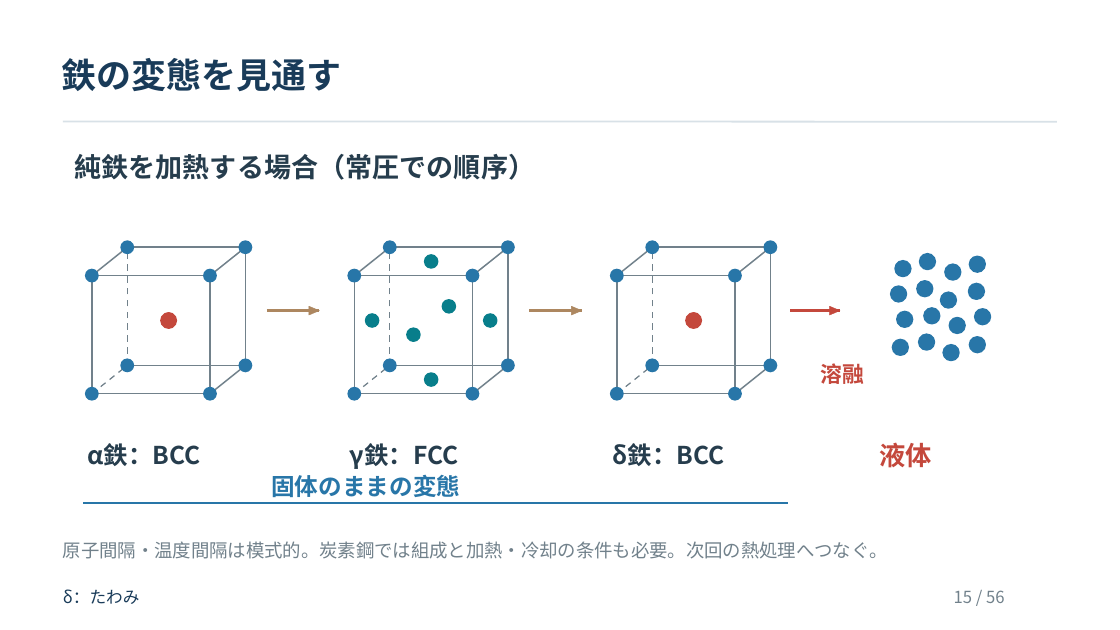
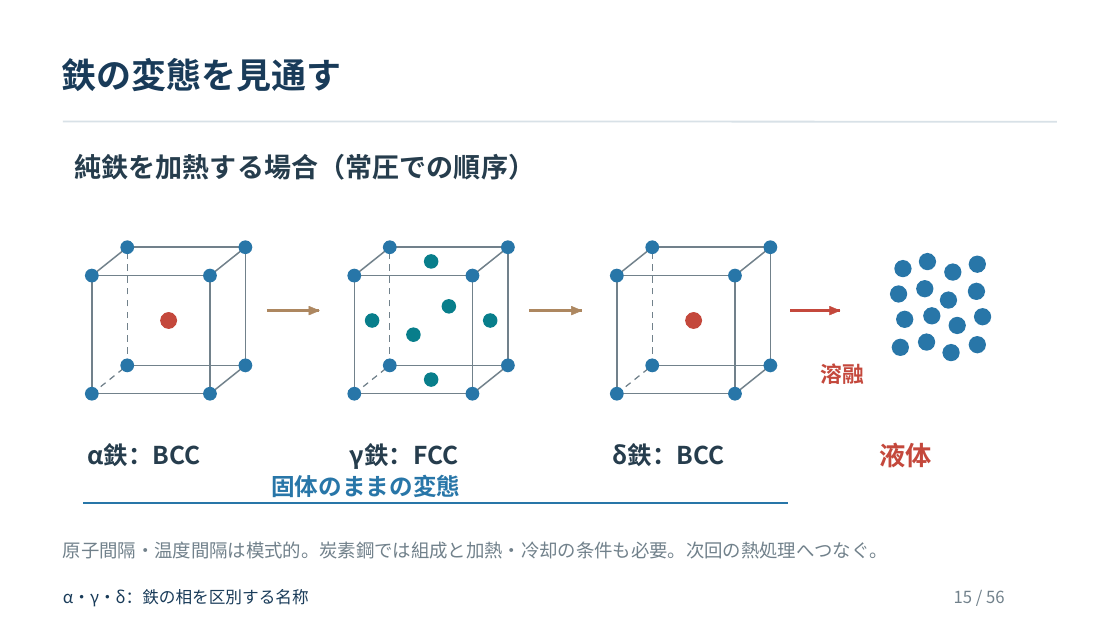
Before and after one commit to zooc-14calbp/industrial-materials-course, a slide deck: slide 15 of 学生用/第05回/05_授業スライド.pptx. Drawn at 1120x630 pixels with LibreOffice and Linux fonts; fonts in the diff are those of the drawing. Boxes give left, top, right and bottom in pixels: in the first picture for what was removed or moved away, otherwise in the second. Text is boxed around its words. In the diff, an @@ line names an element or a change of style, - is before the commit and + after.

```diff
--- a/学生用/第05回/05_授業スライド.pptx
+++ b/学生用/第05回/05_授業スライド.pptx
@@ text at (63,589,309,607): text changed @@
-δ：たわみ
+α・γ・δ：鉄の相を区別する名称
```
Also in this commit, not shown: 5 other slides changed, 1 slide added, 1 slide removed, 8 other files.
